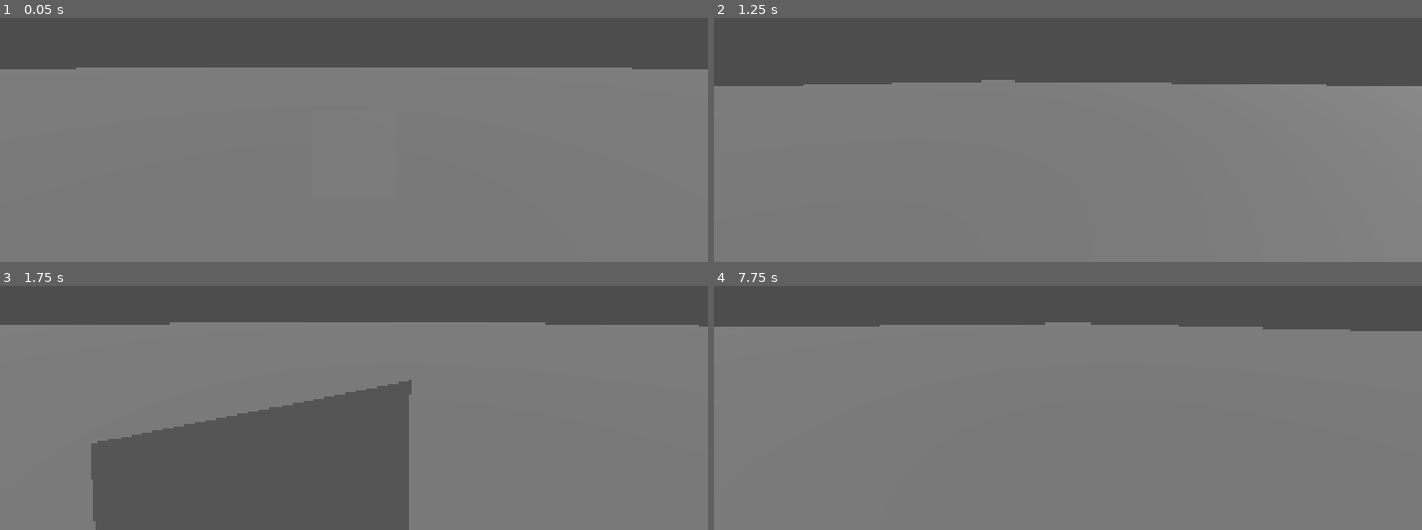
Above: before the commit, frames 1-4 (two rows, left to right).
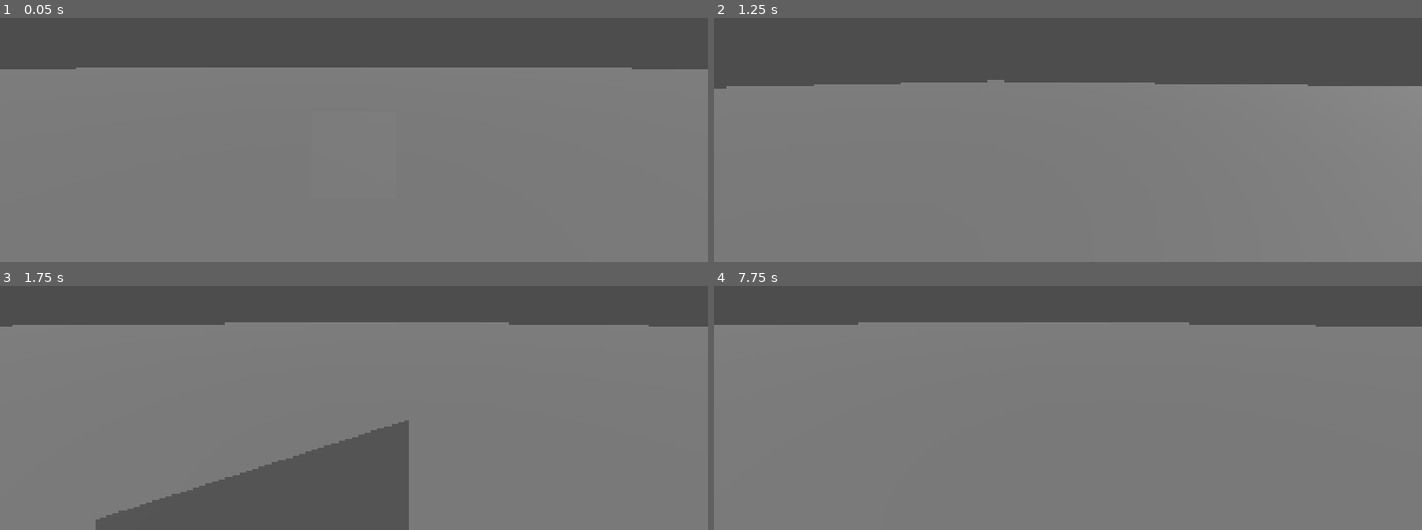
Above: after the commit, the same moments.

Repository: chirp-games/one-bit-14
Game: Godot game, scene res://odins_tests/test1.tscn
The game is run twice, just before and just after one commit, with the same random seed, the same clock (stepped at 60 frames per second) and the same inputs. This scene is started directly instead of the project's main scene.
Inputs (mouse positions are in pixels of both pictures, inside the frame that each line leads up to):
- Up to frame 1 (0.05 s): no input
- Up to frame 2 (1.25 s): tap Enter at 0.5 s; move the mouse to (1103, 61) at 0.52 s; hold W (forward) from 0.53 s (still down); tap Space (jump) at 0.77 s
- Up to frame 3 (1.75 s): keep holding W (forward); tap Space (jump) at 1.25, 1.52 s; move the mouse to (318, 332) at 1.27 s
- Up to frame 4 (7.75 s): move the mouse to (1082, 325) at 2.02 s; tap Enter at 2.75, 4.25 s; move the mouse to (1060, 337) at 2.77 s; tap Space (jump) at 3.02, 3.5, 3.77, 4.52, 5, 6.02, 6.77, 7.52 s; move the mouse to (1117, 334) at 3.52 s; move the mouse to (1011, 327) at 4.27 s; move the mouse to (1075, 329) at 5.02 s; move the mouse to (1039, 322) at 5.77 s; release W (forward) at 5.78 s; hold D (right) 5.78-6.53 s; move the mouse to (1103, 329) at 6.52 s; hold W (forward) from 6.53 s (still down); move the mouse to (1032, 332) at 7.27 s

Frame 1 is identical in both runs. In frame 2, 0.1% of the frame differs, in the area x 0-87%, y 25-29%; in frame 3, 11%, in the area x 0-99%, y 14-97%; in frame 4, 1.1%.

Commit message:
the black holes totally work

Diff:
--- a/odins_tests/character_body_3d.gd
+++ b/odins_tests/character_body_3d.gd
@@ -10,6 +10,8 @@
 
 func _ready() -> void:
 	Input.mouse_mode = Input.MOUSE_MODE_CAPTURED
+
+	add_to_group("gravity_body")
 
 func _input(event: InputEvent) -> void:
 	if event is InputEventMouseMotion:
--- a/odins_tests/test1.tscn
+++ b/odins_tests/test1.tscn
@@ -1,6 +1,7 @@
 [gd_scene format=3 uid="uid://dhyjjervnss7y"]
 
 [ext_resource type="Script" uid="uid://cktaibrcr10b5" path="res://odins_tests/character_body_3d.gd" id="1_nivlf"]
+[ext_resource type="PackedScene" uid="uid://dw6jd0bf8s3uc" path="res://jakes_test/BlackHole.tscn" id="2_wbep5"]
 
 [sub_resource type="PlaneMesh" id="PlaneMesh_gm6uc"]
 size = Vector2(200, 200)
@@ -45,3 +46,6 @@
 
 [node name="DirectionalLight3D" type="DirectionalLight3D" parent="." unique_id=1728845211]
 transform = Transform3D(0.91280603, -0.27103814, 0.3054889, 0, 0.74802613, 0.6636693, -0.40839338, -0.60580134, 0.6828028, 0, 0, 0)
+
+[node name="BlackHole" parent="." unique_id=1549274347 instance=ExtResource("2_wbep5")]
+transform = Transform3D(1, 0, 0, 0, 1, 0, 0, 0, 1, 0, 3.411955, -3.115499)
